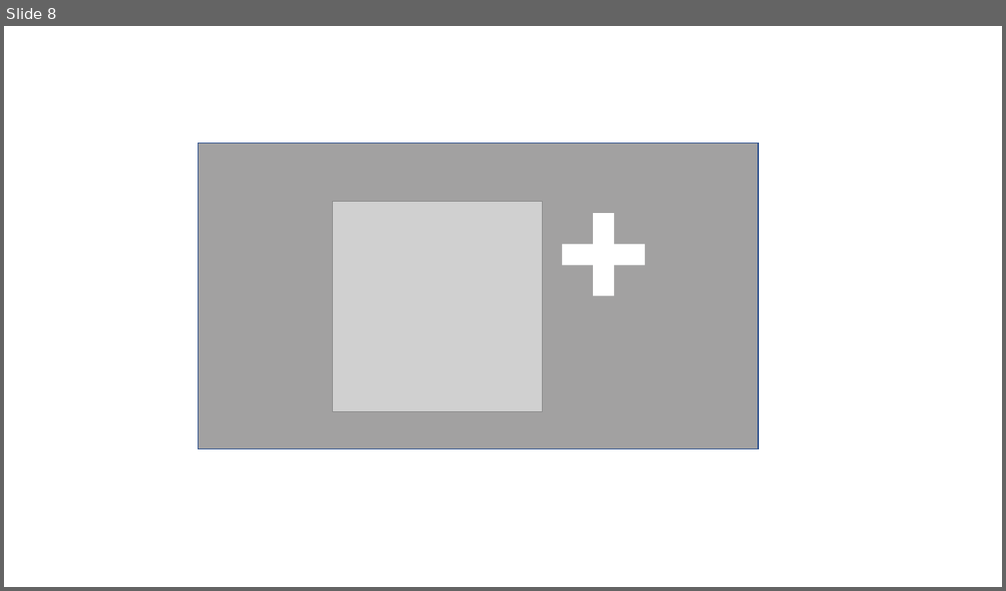
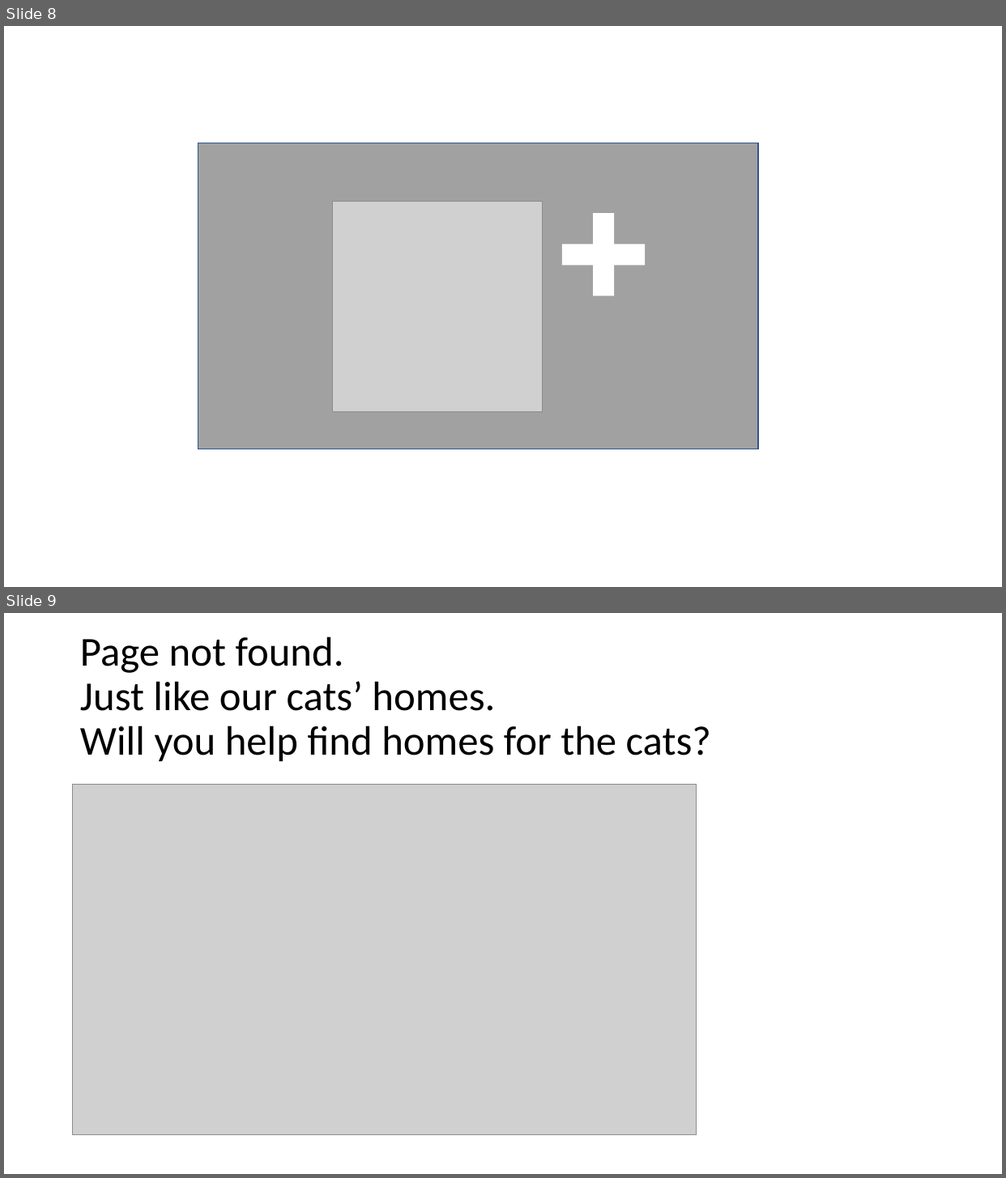
Before and after one commit to carlosngo/iAdopt, a slide deck: public/assets/sources.pptx. Shown one above the other, each under a label of ours: slide 8 before the commit, slides 8 and 9 after it. The pictures are 1006x591 and 1006x1178 pixels, drawn with LibreOffice and Linux fonts; fonts in the diff are those of the drawing; grey boxes stand for pictures. Boxes give left, top, right and bottom in pixels: in the first picture for what was removed or moved away, otherwise in the second. Text is boxed around its words. In the diff, an @@ line names an element or a change of style, - is before the commit and + after.

```diff
--- a/public/assets/sources.pptx
+++ b/public/assets/sources.pptx
@@ slide 9 added at [4, 613, 1002, 1174], background #FFFFFF @@
@@ title added at [80, 636, 711, 762], 39.6 pt, text #000000 @@
+Page not found.
+Just like our cats’ homes.
+Will you help find homes for the cats?
@@ picture added at [73, 785, 697, 1135] @@
```
